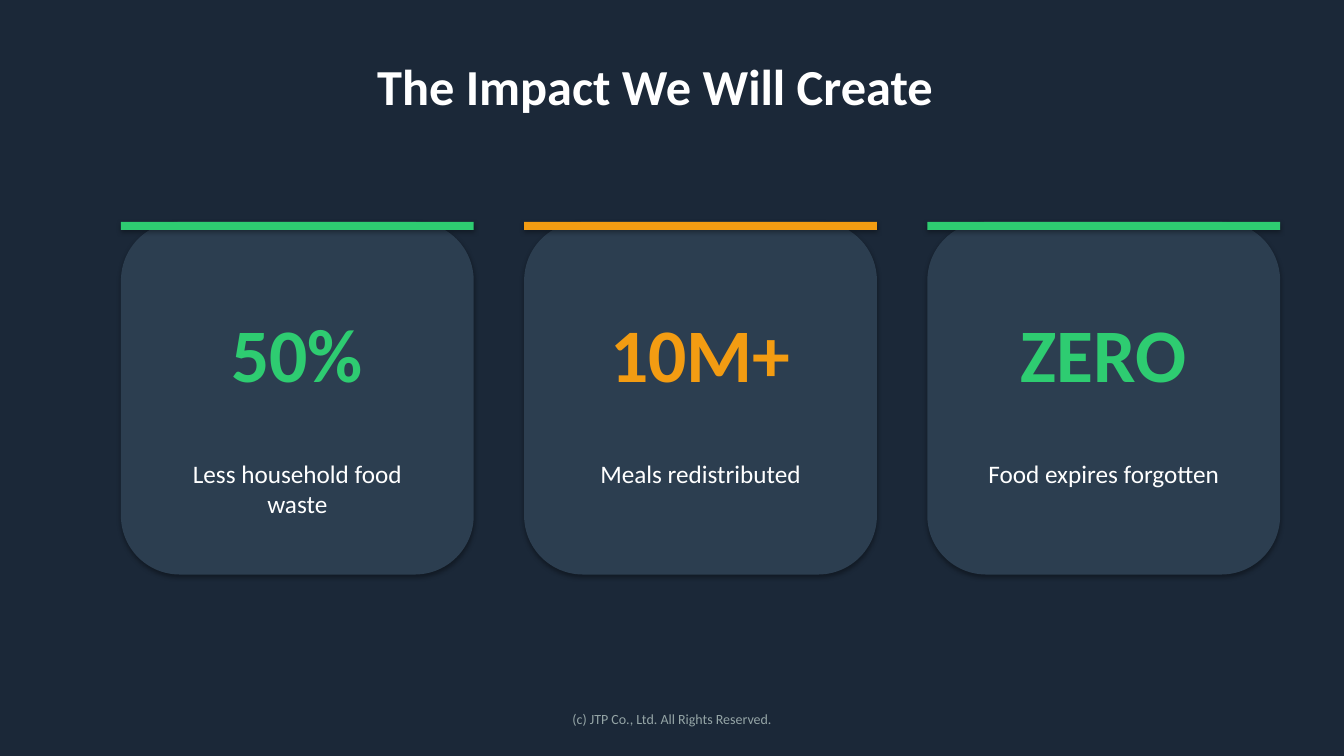
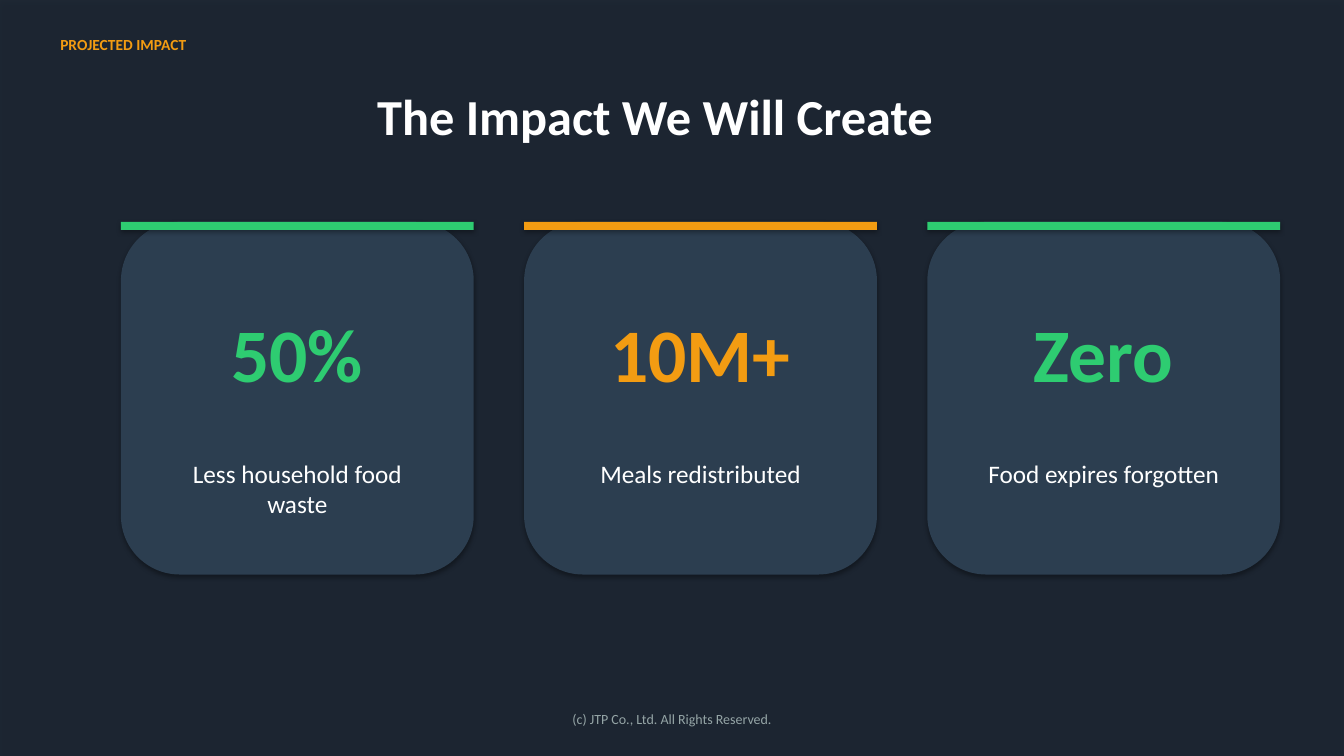
Before and after one commit to Kaustubh0410/kiro, a slide deck: slide 8 of SmartFoodManagement.pptx. Drawn at 1344x756 pixels with LibreOffice and Linux fonts; fonts in the diff are those of the drawing; background and template pictures are left out; a plain dark background stands for a picture behind light text. Boxes give left, top, right and bottom in pixels: in the first picture for what was removed or moved away, otherwise in the second. Text is boxed around its words. In the diff, an @@ line names an element or a change of style, - is before the commit and + after.

```diff
--- a/SmartFoodManagement.pptx
+++ b/SmartFoodManagement.pptx
@@ background #FFFFFF to picture (left out) @@
@@ rectangle at <box>0,0,1344,756</box>: fill #1B2838 to #1B2838 at 75% opacity @@
@@ text added at <box>60,40,186,50</box>, 11 pt, text #F39C12, bold @@
+PROJECTED IMPACT
@@ text "The Impact We Will Create": place and size @@
-text "The Impact We Will Create" at <box>377,69,933,113</box>
+text "The Impact We Will Create" at <box>377,99,933,143</box>
@@ text at <box>1034,333,1173,383</box>: text changed @@
-ZERO
+Zero
```
Also in this commit, not shown: 9 other slides changed, 12 other files.
